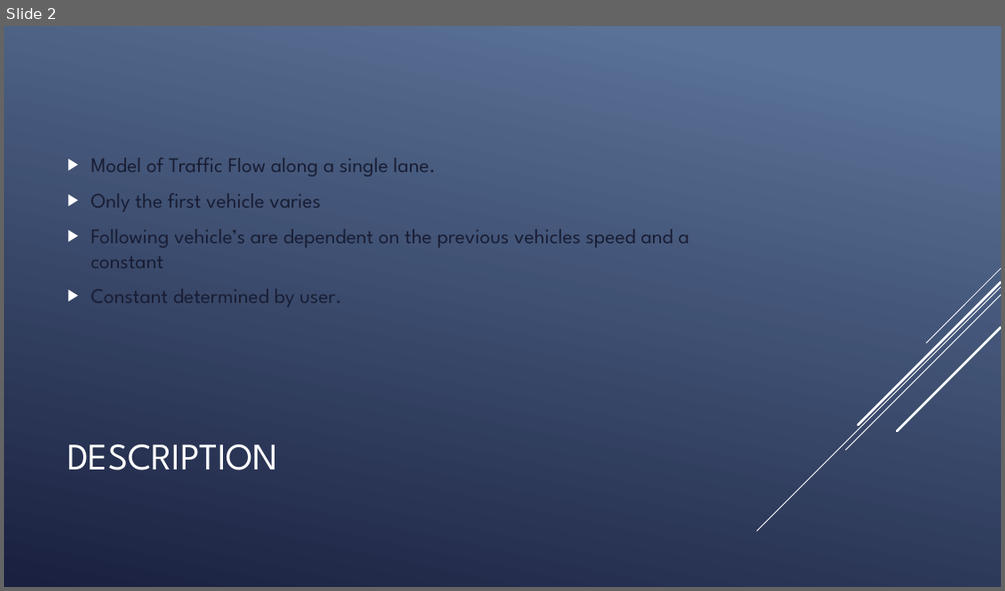
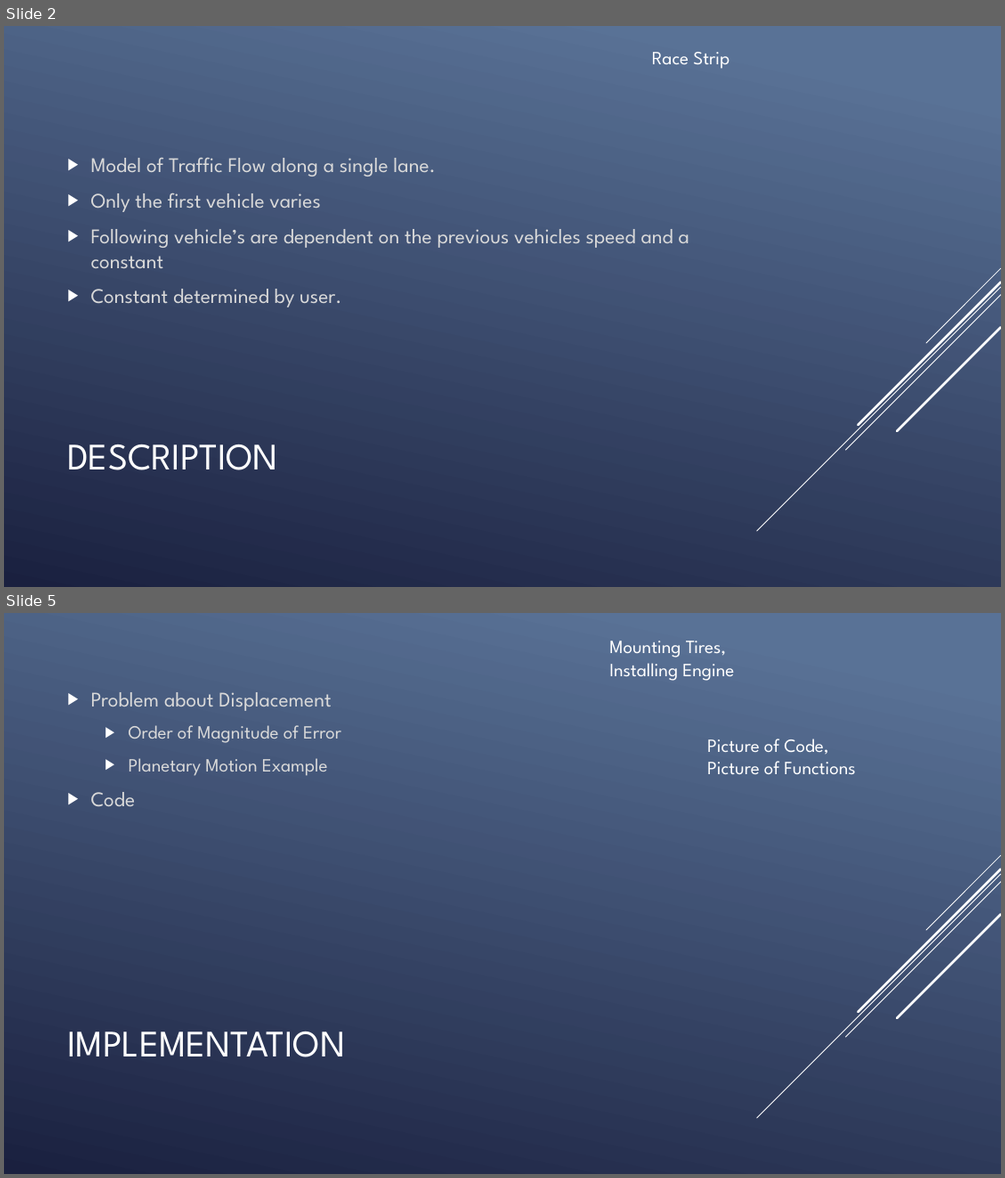
Before and after one commit to joel31245/JoelC_VAC_TrafficFlowFinal, a slide deck: doc/TrafficFlow1Presentation.pptx. Shown one above the other, each under a label of ours: slide 2 before the commit, slides 2 and 5 after it; the slides between them are not shown. The pictures are 1005x591 and 1005x1178 pixels, drawn with LibreOffice and Linux fonts; fonts in the diff are those of the drawing. Boxes give left, top, right and bottom in pixels: in the first picture for what was removed or moved away, otherwise in the second. Text is boxed around its words. In the diff, an @@ line names an element or a change of style, - is before the commit and + after.

Commit message:
Added most of Reports and Powerpoint. Just need Graphics and Graphs/Videos from Matlab. May need to redo all. Have to check a change in Runge-Kutta Algorithm for displacement

```diff
--- a/doc/TrafficFlow1Presentation.pptx
+++ b/doc/TrafficFlow1Presentation.pptx
@@ slide 5 added at (x1=4, y1=613, x2=1001, y2=1174), background gradient #597496 to #1A2040; not listed: 5 template elements that a slide beside it also shows @@
@@ text added at (x1=609, y1=641, x2=734, y2=681), 18 pt, text #FFFFFF @@
+Mounting Tires, Installing Engine
@@ text added at (x1=91, y1=692, x2=341, y2=806), 18 pt, text #D9D9D9 @@
+▶ Problem about Displacement
+  ▶ Order of Magnitude of Error
+  ▶ Planetary Motion Example
+▶ Code
@@ text added at (x1=707, y1=738, x2=855, y2=774), 18 pt, text #FFFFFF @@
+Picture of Code,
+Picture of Functions
@@ title added at (x1=67, y1=1030, x2=345, y2=1057), 36 pt, text #FFFFFF @@
+IMPLEMENTATION
@@ slide 2 changed as well @@
@@ text added at (x1=652, y1=52, x2=729, y2=69), 18 pt, text #FFFFFF @@
+Race Strip
@@ text "Model of Traffic Flow along ..." at (x1=91, y1=157, x2=689, y2=307): text colour #191D34 to #D9D9D9 @@
```
Also in this commit, not shown: 12 other slides changed, 3 other slides added, 4 slides removed, 3 other files.
